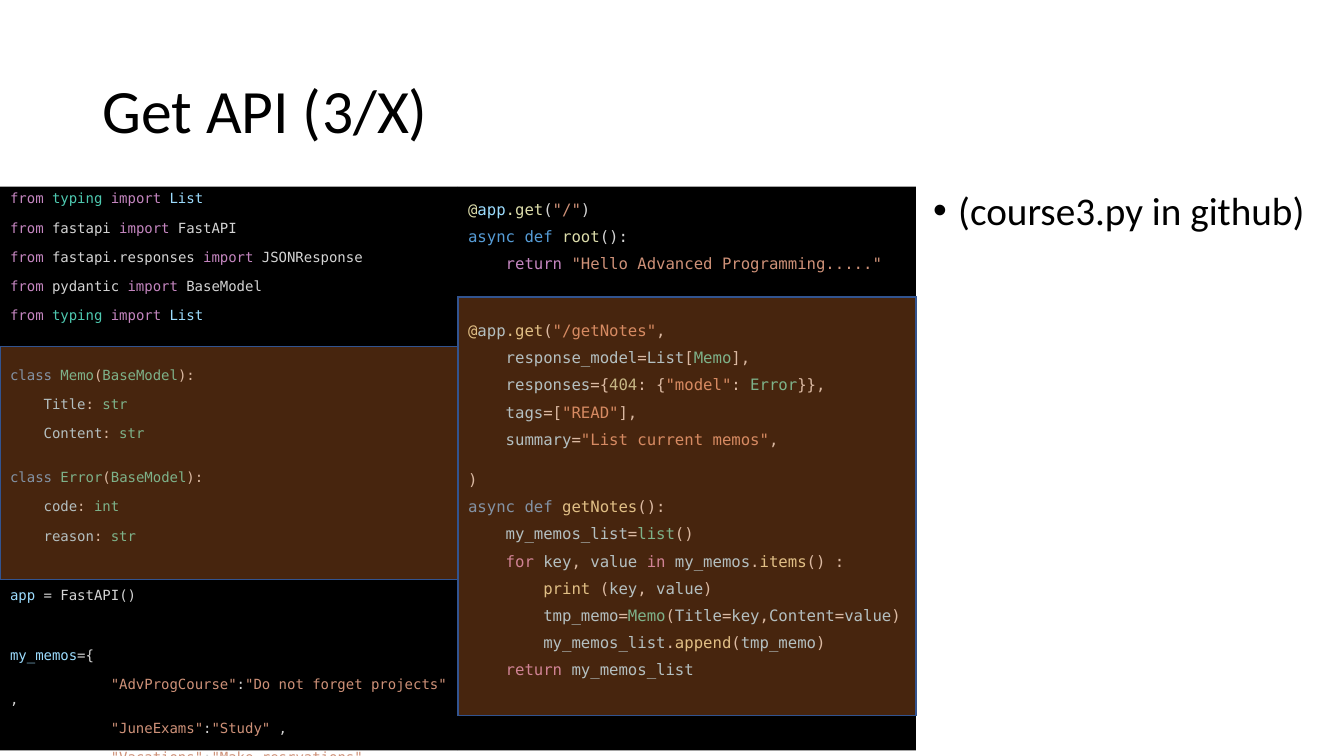
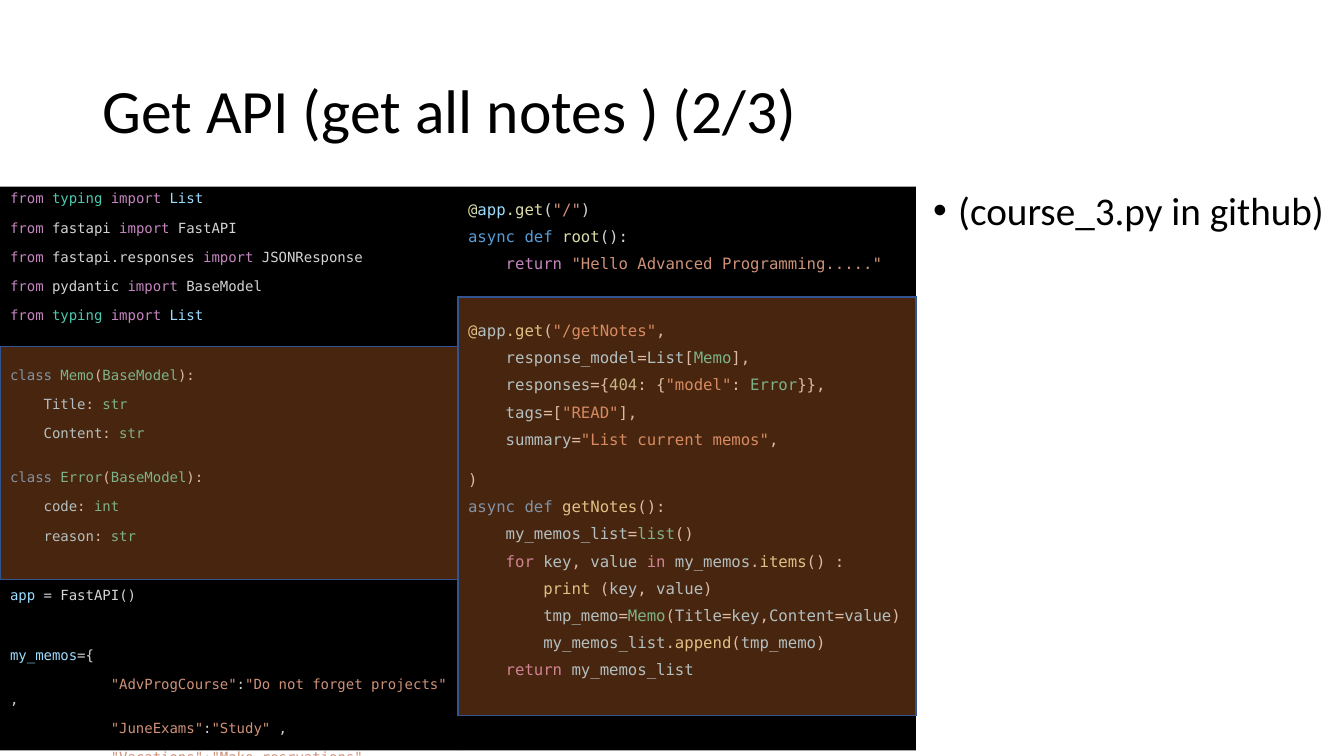
Before and after one commit to papajohn-uop/ADVANCED_PROGRAMMING_TECHNIQUES, a slide deck: slide 7 of Course.pptx. Drawn at 1344x756 pixels with LibreOffice and Linux fonts; fonts in the diff are those of the drawing. Boxes give left, top, right and bottom in pixels: in the first picture for what was removed or moved away, otherwise in the second. Text is boxed around its words. In the diff, an @@ line names an element or a change of style, - is before the commit and + after.

```diff
--- a/Course.pptx
+++ b/Course.pptx
@@ title at (102,88,796,144): text changed @@
-Get API (3/X)
+Get API (get all notes ) (2/3)
@@ text at (958,196,1324,232): text changed @@
-• (course3.py in github)
+• (course_3.py in github)
```
Also in this commit, not shown: 2 other slides changed, 3 slides added.
